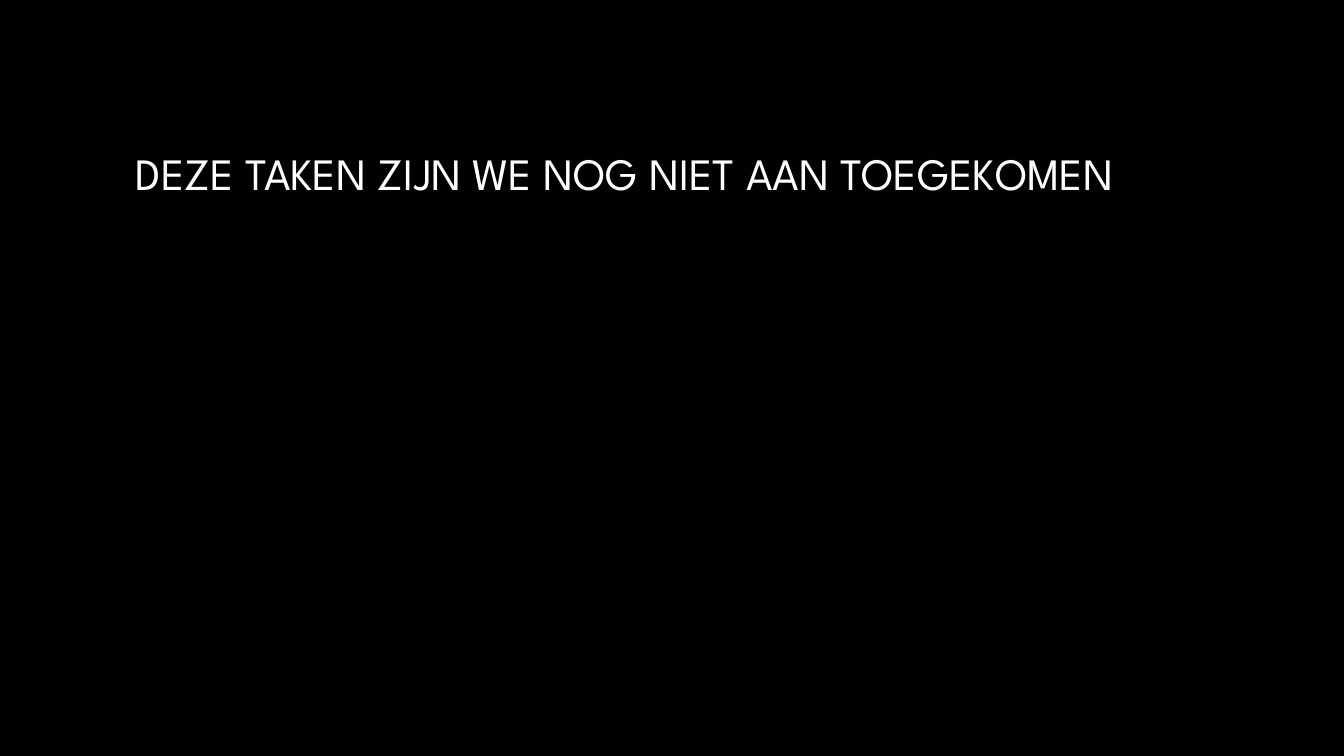
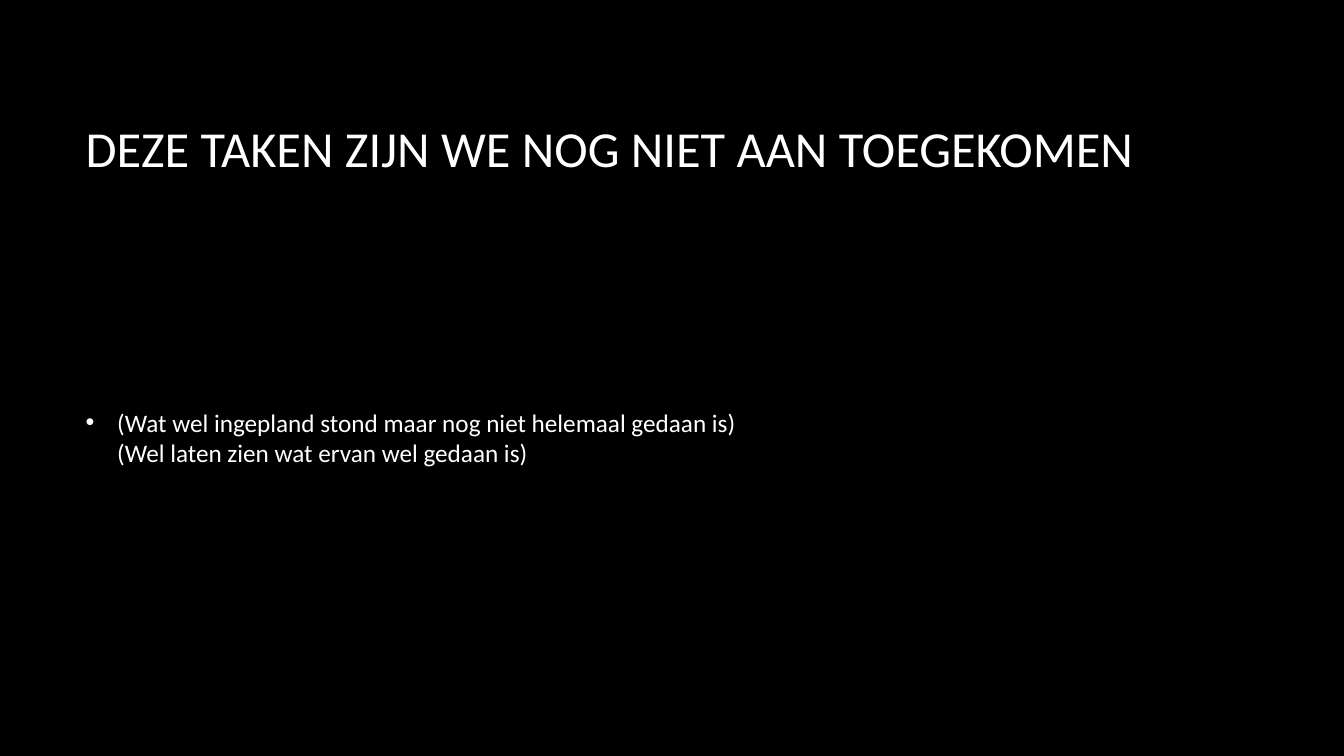
Before and after one commit to Matthijs-Hart/Project-5-6---Floating-Farm, a slide deck: slide 6 of Presentaties/Template Sprint Reviews.pptx (slide 5 before the commit). Drawn at 1344x756 pixels with LibreOffice and Linux fonts; fonts in the diff are those of the drawing; background and template pictures are left out. Boxes give left, top, right and bottom in pixels: in the first picture for what was removed or moved away, otherwise in the second. Text is boxed around its words. In the diff, an @@ line names an element or a change of style, - is before the commit and + after.

```diff
--- a/Presentaties/Template Sprint Reviews.pptx
+++ b/Presentaties/Template Sprint Reviews.pptx
@@ title "DEZE TAKEN ZIJN WE NOG ...": place and size @@
-title "DEZE TAKEN ZIJN WE NOG ..." at (136, 160, 1114, 191)
+title "DEZE TAKEN ZIJN WE NOG ..." at (86, 134, 1133, 168)
@@ title "DEZE TAKEN ZIJN WE NOG ..." at (86, 134, 1133, 168): size 32 to 36 pt, font League Spartan to Calibri, text colour gradient #FFFFFF to #A6A6A6 to #FFFFFF @@
@@ text added at (117, 413, 735, 467), 18 pt, text #FFFFFF @@
+• (Wat wel ingepland stond maar nog niet helemaal gedaan is)
+  (Wel laten zien wat ervan wel gedaan is)
```
Also in this commit, not shown: 4 other slides changed, 4 slides added, 4 slides removed, 3 other files.
